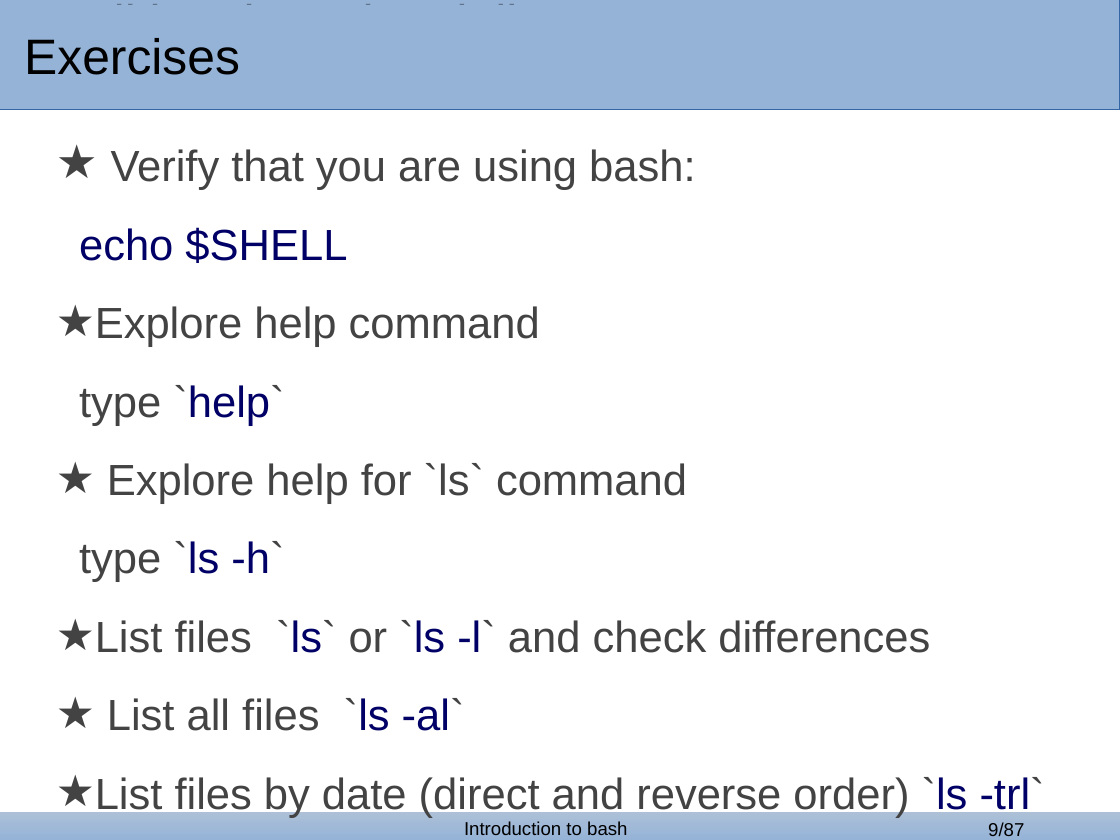
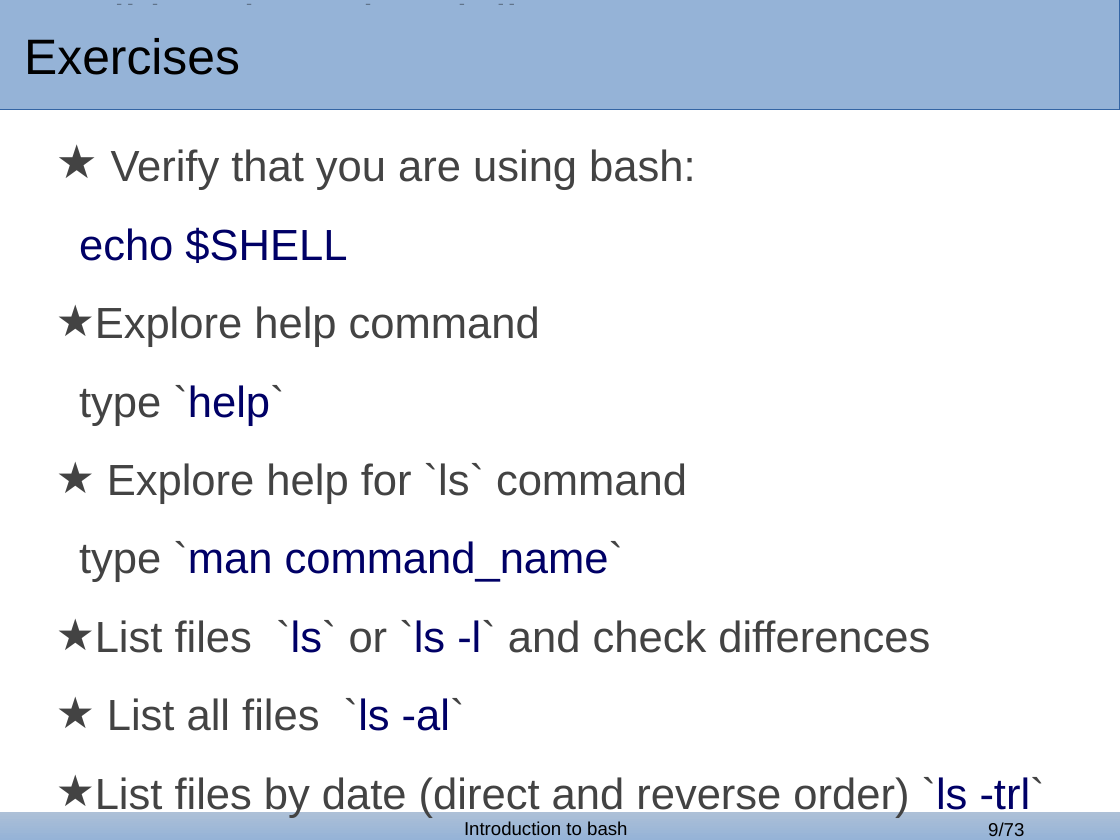
Before and after one commit to GozDavid/bash_lectures, a slide deck: slide 9 of bash_1.odp. Drawn at 1120x840 pixels with LibreOffice and Linux fonts; fonts in the diff are those of the drawing; background and template pictures are left out. Boxes give left, top, right and bottom in pixels: in the first picture for what was removed or moved away, otherwise in the second. Text is boxed around its words. In the diff, an @@ line names an element or a change of style, - is before the commit and + after.

```diff
--- a/bash_1.odp
+++ b/bash_1.odp
@@ text at box(79, 541, 623, 582): text changed; text colour #434343 to #000066 @@
-type `ls -h`
+type `man command_name`
@@ page number at box(988, 822, 1024, 836): text changed @@
-9/87
+9/73
```
Also in this commit, not shown: 3 other slides changed, 1 slide added, 15 slides removed, 1 other file.
